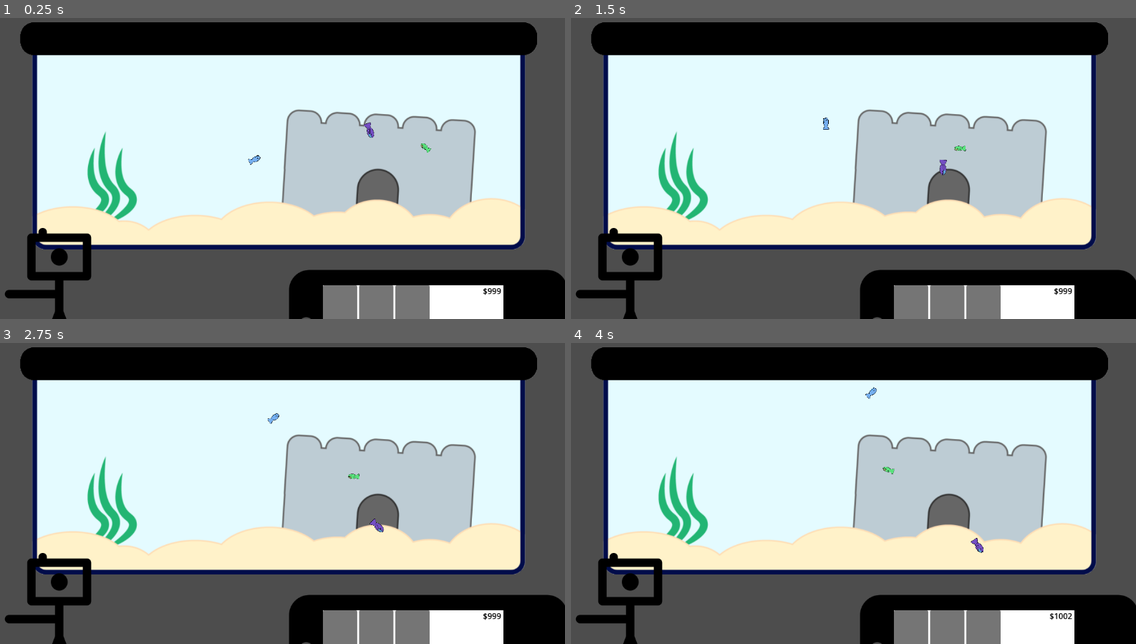
Above: before the commit, frames 1-4 (two rows, left to right).
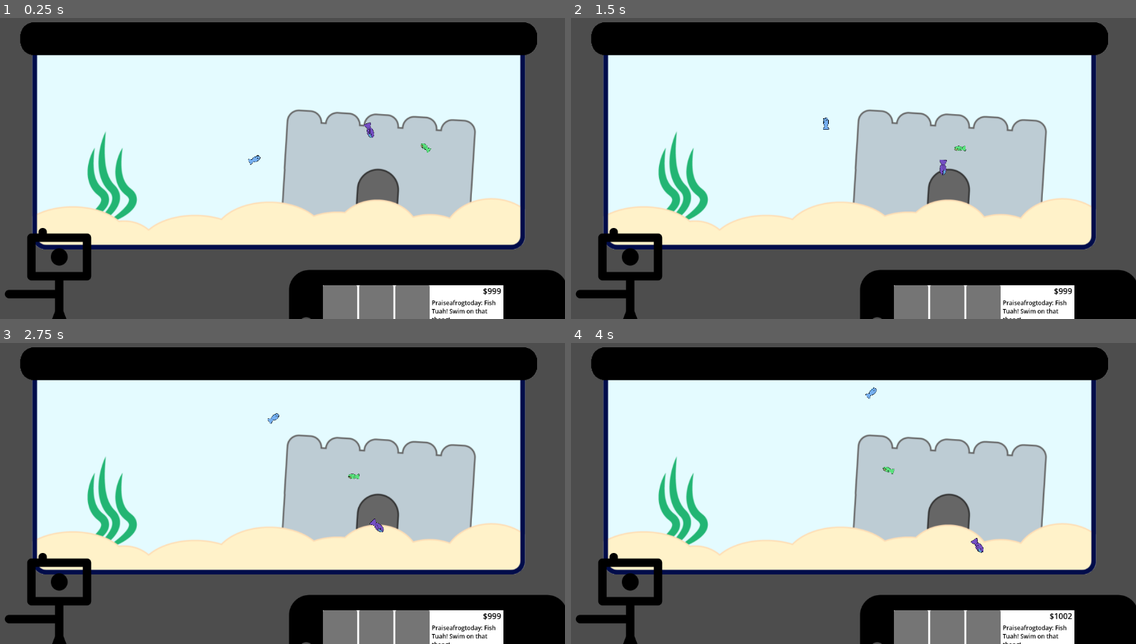
Above: after the commit, the same moments.

Repository: BaliDoggo/brackeys2025
Game: Godot game, scene res://scenes/main.tscn
Same seed, same stepped clock (60 frames per second), same inputs: the game is played once before the commit and once after it. The engine's default icon, where the game draws it, is replaced by a stand-in: a white triangle on a blue panel in a dark square.
Inputs (mouse positions are in pixels of both pictures, inside the frame that each line leads up to):
- Up to frame 1 (0.25 s): no input
- Up to frame 2 (1.5 s): tap Enter (ui_accept) at 0.5, 0.77 s; move the mouse to (977, 141) at 0.52 s; tap A (a) at 0.6 s; tap D (d) at 0.8, 1.35 s; move the mouse to (734, 174) at 1.27 s
- Up to frame 3 (2.75 s): tap Enter (ui_accept) at 1.52 s; tap E (e) at 1.55 s; move the mouse to (333, 412) at 2.02 s; hold E (e) from 2.03 s (still down); tap A (a) at 2.3 s
- Up to frame 4 (4 s): tap Enter (ui_accept) at 2.75, 3.02, 3.77 s; move the mouse to (819, 547) at 2.77 s; release E (e) at 2.78 s; tap A (a) at 2.85 s; tap D (d) at 3.05, 3.6 s; move the mouse to (1023, 529) at 3.52 s; hold E (e) from 3.53 s (still down)

The runs differ from the first frame. In frame 1, 0.2% of the frame differs, in the area x 76-88%, y 93-100%; in frame 2, 0.2%; in frame 3, 0.2%; in frame 4, 0.2%.

Commit message:
fish tuah!

Diff:
--- a/scenes/phone.tscn
+++ b/scenes/phone.tscn
@@ -1,10 +1,14 @@
-[gd_scene load_steps=4 format=3 uid="uid://bq72cc6atm5yj"]
+[gd_scene load_steps=5 format=3 uid="uid://bq72cc6atm5yj"]
 
 [ext_resource type="Script" path="res://scenes/phone.gd" id="1_66gw3"]
 [ext_resource type="Texture2D" uid="uid://ccsvsbnj2q2tr" path="res://assets/cell-phone.svg" id="1_m0dvu"]
 
 [sub_resource type="LabelSettings" id="LabelSettings_aveum"]
 font_color = Color(0, 0, 0, 1)
+
+[sub_resource type="Theme" id="Theme_rx0pj"]
+default_font_size = 12
+RichTextLabel/colors/default_color = Color(0, 0, 0, 1)
 
 [node name="Phone" type="Node2D"]
 position = Vector2(877, 708)
@@ -64,11 +68,11 @@
 horizontal_alignment = 2
 
 [node name="RichTextLabel" type="RichTextLabel" parent="Control/BoxContainer/VBoxContainer"]
-custom_minimum_size = Vector2(140, 150)
+custom_minimum_size = Vector2(140, 140)
 layout_mode = 2
 mouse_filter = 1
-text = "tryd
-sts*\\n"
+theme = SubResource("Theme_rx0pj")
+text = "Praiseafrogtoday: Fish Tuah! Swim on that thang!"
 
 [connection signal="mouse_entered" from="Control" to="." method="_on_area_2d_mouse_entered"]
 [connection signal="mouse_exited" from="Control" to="." method="_on_area_2d_mouse_exited"]
